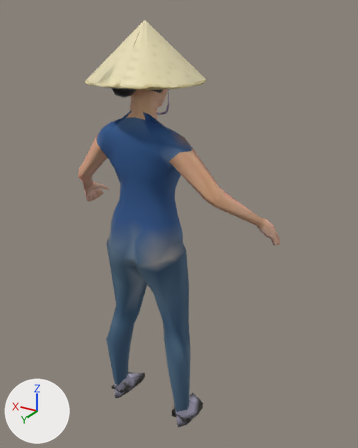
What one commit did to the glTF model priv/models/woman_non_la.far.glb.
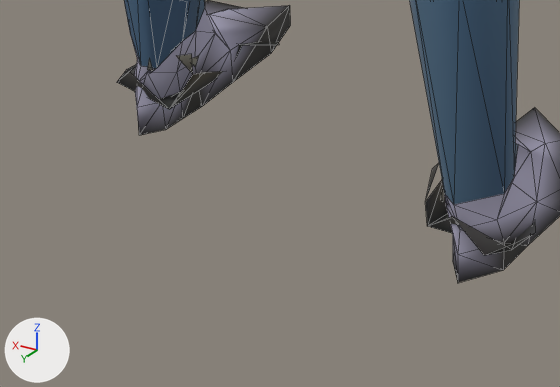
There are two pictures of each version: one whole from a camera (50 mm lens) standing at (-0.99, 1.375, 1.618) and looking at (-0.075, -0.149, 0.856), one close up on the part from 25% to 55% of the width and 83% to 100% of the height. The axes (+X, +Y, +Z) are drawn at lower left. The lights are the same throughout. The first two pictures are the older version. The close-ups show mesh edges as thin lines. Where no turn or scale is listed for an object, it has been applied to the vertices. Vertices at exactly the same position are counted once.

The first close-up shows 'woman_non_la_mesh'.
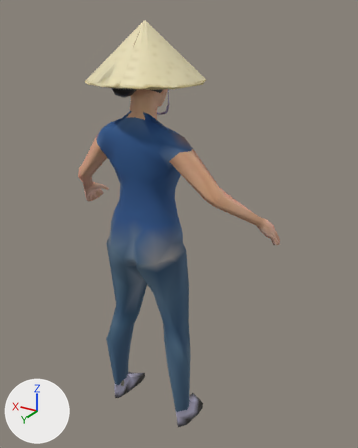
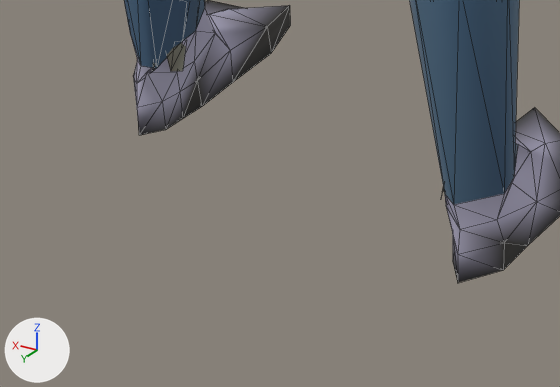
The edits, one by one:
me_woman_non_la_mesh is used by ob_woman_non_la_mesh; location (0.0, 0.0, 0.0).
Verts and faces of me_woman_non_la_mesh; kept vertices keep their numbers, new ones are numbered from 803.
Before the commit, vertices of me_woman_non_la_mesh: 382 (0.151, 0.009, 0.093) at pixel (149, 57), 383 (0.148, 0.008, 0.079) at pixel (152, 71), 384 (0.152, 0.011, 0.081) at pixel (147, 69).
me_woman_non_la_mesh had 803 vertices, 1526 faces and spanned x -0.454..0.454, y -0.293..0.071, z 0.0..1.497.
me_woman_non_la_mesh now has 774 vertices, 1504 faces and spans x -0.454..0.454, y -0.293..0.071, z 0.0..1.497.
me_woman_non_la_mesh part 1: the loose piece of 16 vertices spanning x -0.205..-0.121, y -0.157..0.019, z 0.0..0.093 is deleted.
me_woman_non_la_mesh part 2: the loose piece of 15 vertices spanning x 0.121..0.205, y -0.157..0.019, z 0.0..0.093 is deleted.
me_woman_non_la_mesh part 3: the loose piece of 3 vertices spanning x 0.133..0.135, y -0.038..-0.022, z 0.057..0.075 is deleted.
Part 4, on me_woman_non_la_mesh:
Vertices deleted: 382, 384 (with the faces that use them).
New vertex 809 is at (0.146, -0.006, 0.102).
New vertex 810 is at (0.142, -0.015, 0.097), pixel (174, 41).
New vertex 811 is at (0.141, -0.007, 0.071), pixel (170, 71).
New vertex 812 is at (0.15, -0.001, 0.105).
New vertex 813 is at (0.139, -0.03, 0.09).
New vertex 814 is at (0.137, -0.02, 0.063), pixel (182, 70).
New faces: (809, 810, 811), (383, 812, 809), (811, 813, 814), (810, 813, 811) (mat_color_shoes02).
Other edits to the shape of me_woman_non_la_mesh do not show in these pictures.

Changed parts and their boxes [x1, y1, x2, y2] in the close-ups (560 x 387 px):
'woman_non_la_mesh', reshaped
    before: [117, 0, 560, 283]
    after: [124, 0, 560, 283]
part 1 of me_woman_non_la_mesh, deleted
    before: [425, 163, 536, 255]
part 2 of me_woman_non_la_mesh, deleted
    before: [117, 41, 279, 109]
part 3 of me_woman_non_la_mesh, deleted
    before: [192, 56, 199, 67]
part 4 of me_woman_non_la_mesh, built on
    before: [147, 58, 152, 71]
    after: [153, 43, 186, 72]
